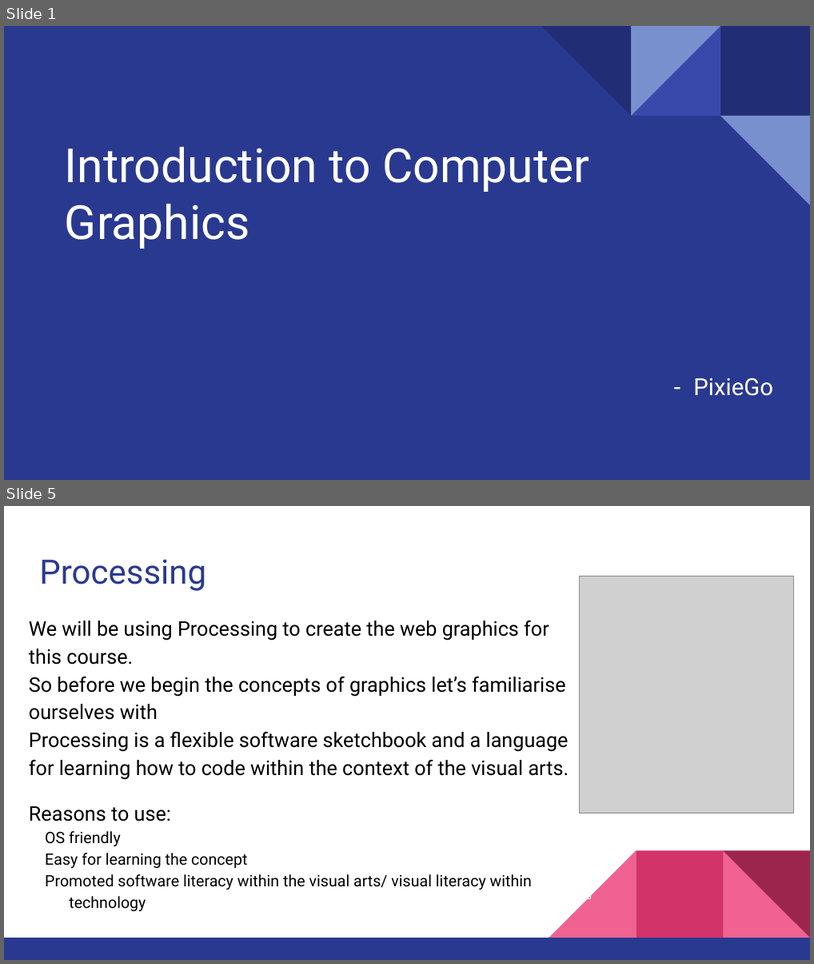
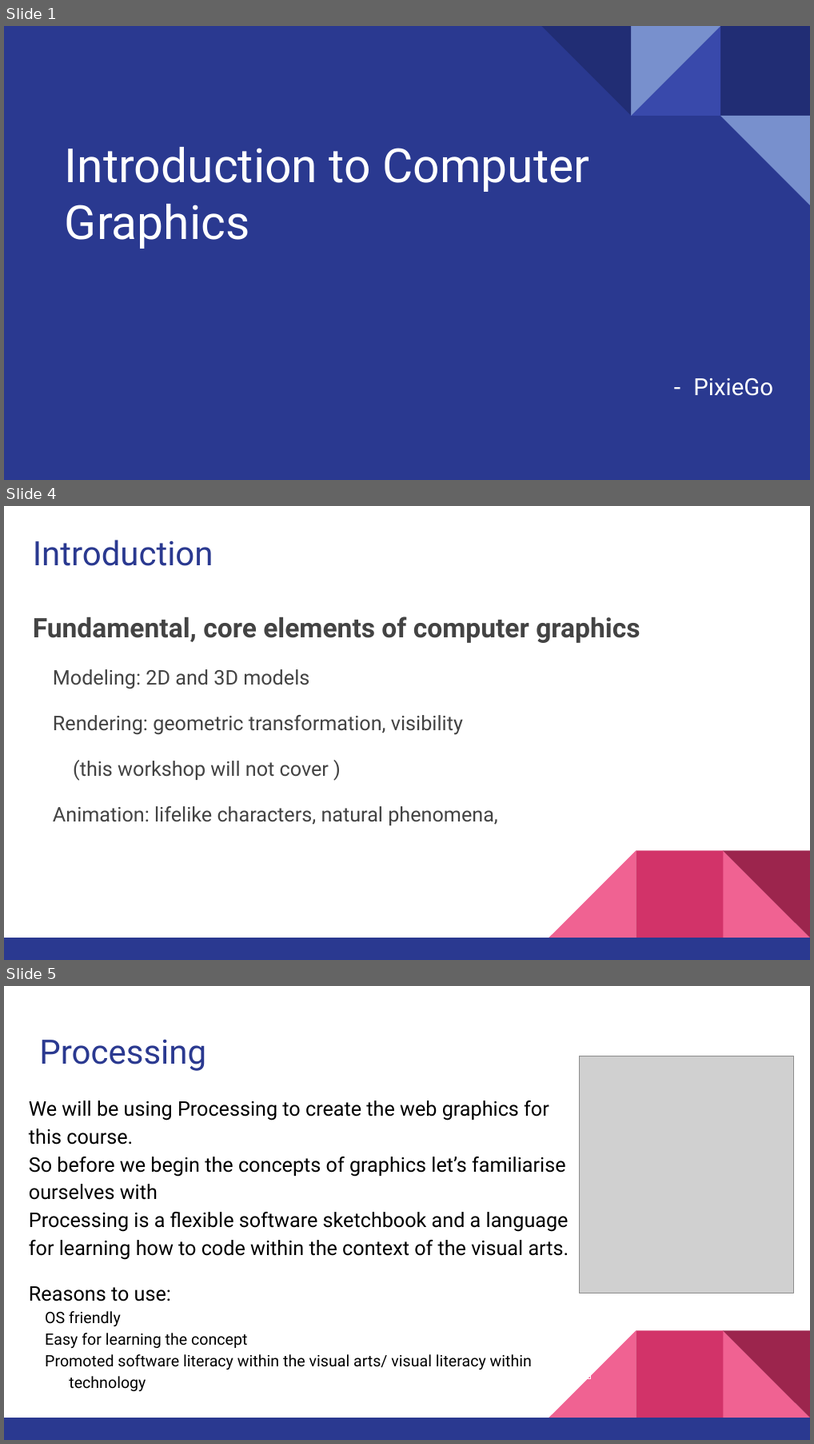
Before and after one commit to CodeChix-OpenSource/CodeChix-Technical-Curriculums, a slide deck: VMware-CodeHouse/PixieGo/Slides/Instructor_Curriculum.pptx. Shown one above the other, each under a label of ours: slides 1 and 5 before the commit, slides 1, 4 and 5 after it; the slides between them are not shown. The pictures are 814x964 and 814x1444 pixels, drawn with LibreOffice and Linux fonts; fonts in the diff are those of the drawing; grey boxes stand for pictures. Boxes give left, top, right and bottom in pixels: in the first picture for what was removed or moved away, otherwise in the second. Text is boxed around its words. In the diff, an @@ line names an element or a change of style, - is before the commit and + after.

```diff
--- a/VMware-CodeHouse/PixieGo/Slides/Instructor_Curriculum.pptx
+++ b/VMware-CodeHouse/PixieGo/Slides/Instructor_Curriculum.pptx
@@ slide 4 added at bbox=[4, 506, 810, 960], background #FFFFFF; not listed: 5 template elements that a slide beside it also shows @@
@@ title added at bbox=[33, 540, 214, 566], 30 pt, text #2A3990 @@
+Introduction
@@ text added at bbox=[33, 616, 640, 825], 18 pt, text #434343 @@
+Fundamental, core elements of computer graphics
+Modeling: 2D and 3D models
+Rendering: geometric transformation, visibility
+(this workshop will not cover )
+Animation: lifelike characters, natural phenomena,
```
Also in this commit, not shown: 27 slides changed, 12 other slides added, 10 slides removed, 18 other files.
